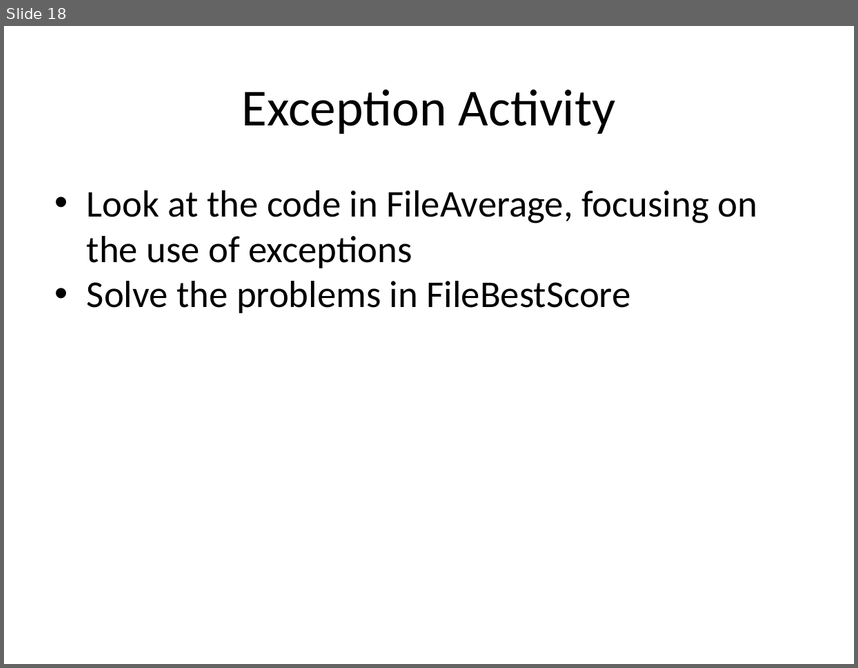
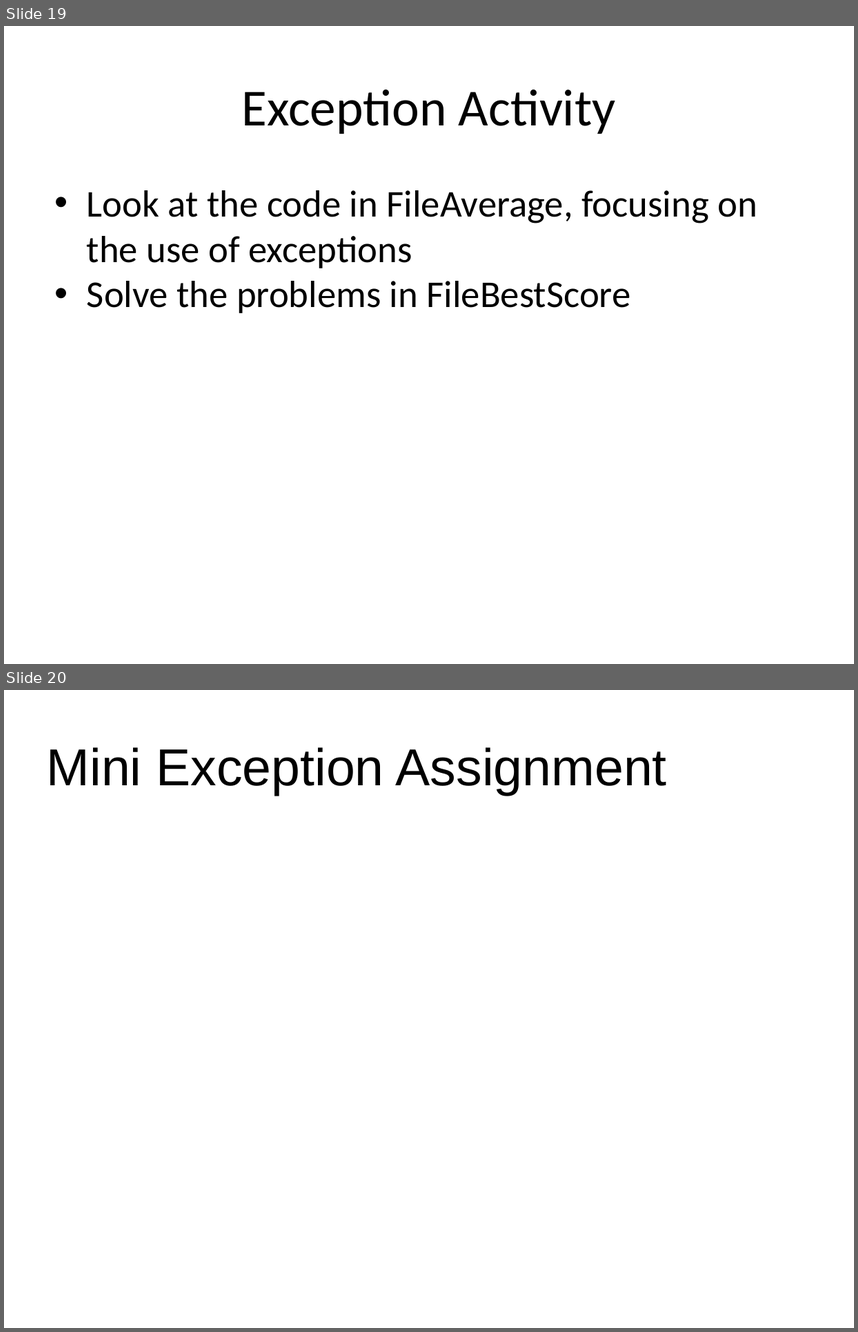
Before and after one commit to RHIT-CSSE/csse220, a slide deck: ClassMaterials/OOAndExceptions/Slides/OODFilesExceptions.pptx. Shown one above the other, each under a label of ours: slide 18 before the commit, slides 19 and 20 after it. The pictures are 858x668 and 858x1332 pixels, drawn with LibreOffice and Linux fonts; fonts in the diff are those of the drawing. Boxes give left, top, right and bottom in pixels: in the first picture for what was removed or moved away, otherwise in the second. Text is boxed around its words. In the diff, an @@ line names an element or a change of style, - is before the commit and + after.

```diff
--- a/ClassMaterials/OOAndExceptions/Slides/OODFilesExceptions.pptx
+++ b/ClassMaterials/OOAndExceptions/Slides/OODFilesExceptions.pptx
@@ slide 20 added at bbox=[4, 690, 854, 1328], background #FFFFFF @@
@@ title added at bbox=[47, 747, 667, 795], 44 pt, text #000000 @@
+Mini Exception Assignment
@@ what was slide 18 is now slide 19 @@
```
Also in this commit, not shown: 7 slides changed, 2 other slides added, 1 slide removed, 17 other files.
